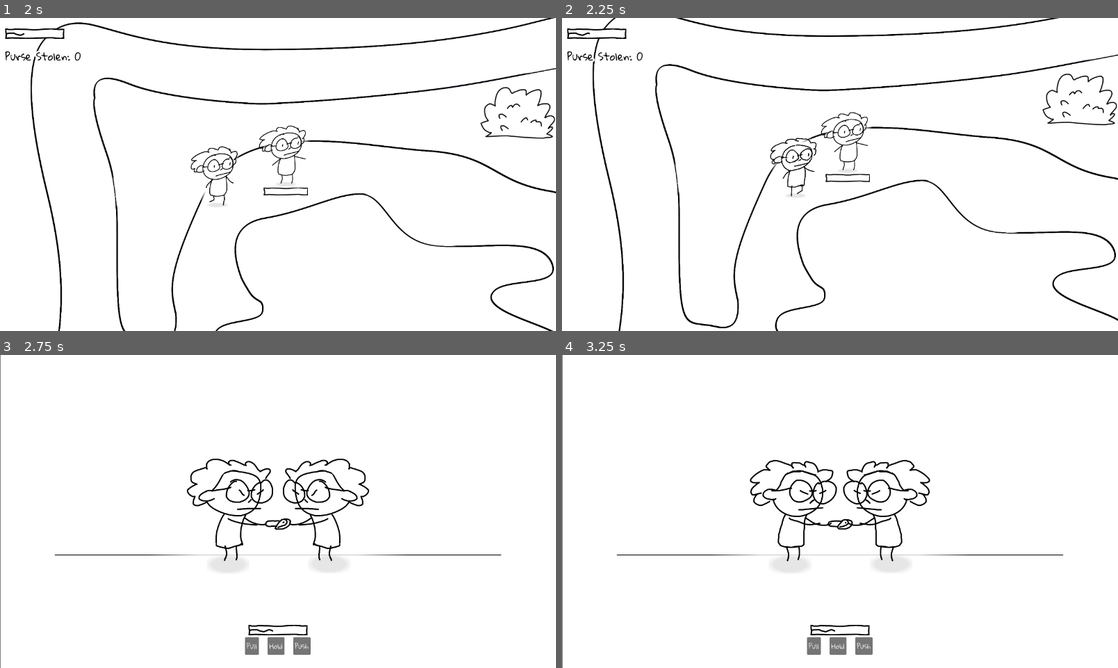
Above: before the commit, frames 1-4 (two rows, left to right).
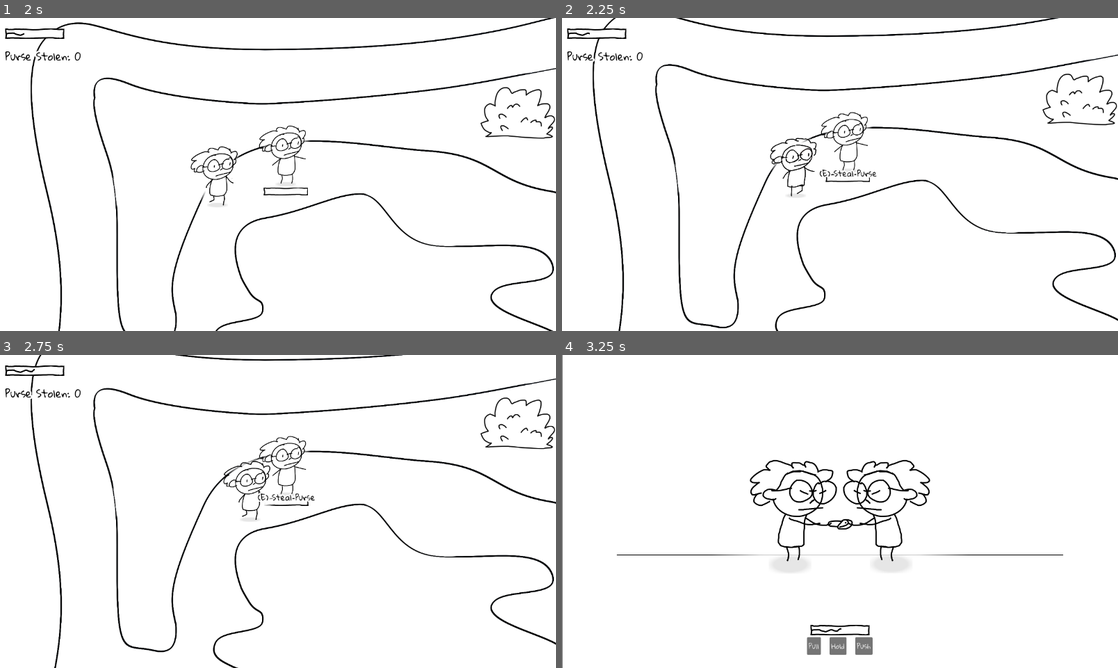
Above: after the commit, the same moments.

Repository: johnreybacal/gran-theft-aubrey
Game: Godot game, scene res://scenes/game_explore.tscn
Same seed, same stepped clock (60 frames per second), same inputs: the game is played once before the commit and once after it.
Inputs:
- Up to frame 1 (2 s): hold D (move_right) 0.53-1.28 s; hold E (interact, bound only after the commit) 0.53-1.28 s; hold S (move_down) from 1.28 s (still down); tap E (interact, bound only after the commit) at 1.35 s
- Up to frame 2 (2.25 s): release S (move_down) at 2.03 s; hold D (move_right) from 2.03 s (still down); hold E (interact, bound only after the commit) from 2.03 s (still down)
- Up to frame 3 (2.75 s): keep holding D (move_right); keep holding E (interact, bound only after the commit)
- Up to frame 4 (3.25 s): release D (move_right) at 2.78 s; release E (interact, bound only after the commit) at 2.78 s; hold W (move_up) from 2.78 s (still down); tap E (interact, bound only after the commit) at 2.85 s

Frame 1 is identical in both runs. In frame 2, 0.1% of the frame differs, in the area x 46-57%, y 48-52%; in frame 3, 7.1%, in the area x 0-100%, y 0-100%; in frame 4, less than 0.1%.

Commit message:
interactable | interact to steal

Diff:
--- a/project.godot
+++ b/project.godot
@@ -31,6 +31,10 @@
 window/size/viewport_height=720
 window/stretch/mode="viewport"
 
+[global_group]
+
+Interactable=""
+
 [input]
 
 move_up={
@@ -53,3 +57,8 @@
 "events": [Object(InputEventKey,"resource_local_to_scene":false,"resource_name":"","device":-1,"window_id":0,"alt_press …(192 unchanged characters)…
 ]
 }
+interact={
+"deadzone": 0.2,
+"events": [Object(InputEventKey,"resource_local_to_scene":false,"resource_name":"","device":-1,"window_id":0,"alt_pressed":false,"shift_pressed":false,"ctrl_pressed":false,"meta_pressed":false,"pressed":false,"keycode":0,"physical_keycode":69,"key_label":0,"unicode":101,"location":0,"echo":false,"script":null)
+]
+}
--- a/scenes/explore_enemy.tscn
+++ b/scenes/explore_enemy.tscn
@@ -3,6 +3,7 @@
 [ext_resource type="Script" uid="uid://c83bkc0vammix" path="res://scripts/explore_enemy.gd" id="1_1ytwq"]
 [ext_resource type="SpriteFrames" uid="uid://blhtrapl7a2a2" path="res://resources/granny_explore_sprite_frames.tres" id="2_j7g34"]
 [ext_resource type="PackedScene" uid="uid://cpyks128hw45y" path="res://scenes/granny_stats.tscn" id="3_j7g34"]
+[ext_resource type="PackedScene" uid="uid://0d2eb60g2nmn" path="res://scenes/interactable.tscn" id="4_cantd"]
 
 [sub_resource type="Gradient" id="Gradient_cantd"]
 offsets = PackedFloat32Array(0.055989582, 0.4674479, 0.70703125)
@@ -65,4 +66,8 @@
 scale = Vector2(1, 0.21875)
 texture = SubResource("GradientTexture2D_cantd")
 
+[node name="Interactable" parent="." unique_id=1599016108 instance=ExtResource("4_cantd")]
+position = Vector2(0, -76)
+label_text = "(E) Steal Purse"
+
 [connection signal="velocity_computed" from="NavigationAgent2D" to="." method="_on_navigation_agent_2d_velocity_computed"]
--- a/scenes/explore_player.tscn
+++ b/scenes/explore_player.tscn
@@ -63,3 +63,8 @@
 position = Vector2(-1, 2)
 scale = Vector2(1, 0.21875)
 texture = SubResource("GradientTexture2D_1qjc3")
+
+[node name="InteractRayCast" type="RayCast2D" parent="." unique_id=281443957]
+position = Vector2(0, -77)
+target_position = Vector2(100, 0)
+collision_mask = 4
--- /dev/null
+++ b/scenes/interactable.tscn
@@ -0,0 +1,33 @@
+[gd_scene format=3 uid="uid://0d2eb60g2nmn"]
+
+[ext_resource type="Script" uid="uid://2lxug7x5ghwr" path="res://scripts/interactable.gd" id="1_ij5l6"]
+[ext_resource type="Theme" uid="uid://bscmmh7v8lsyd" path="res://resources/theme.tres" id="2_8o6w2"]
+
+[sub_resource type="CircleShape2D" id="CircleShape2D_w4xns"]
+radius = 85.0
+
+[node name="Interactable" type="StaticBody2D" unique_id=1599016108 groups=["Interactable"]]
+z_index = 10
+collision_layer = 4
+collision_mask = 0
+script = ExtResource("1_ij5l6")
+
+[node name="CollisionShape2D" type="CollisionShape2D" parent="." unique_id=329212546]
+shape = SubResource("CircleShape2D_w4xns")
+
+[node name="Label" type="Label" parent="." unique_id=1509343601]
+anchors_preset = 5
+anchor_left = 0.5
+anchor_right = 0.5
+offset_left = -77.5
+offset_top = 60.0
+offset_right = 77.5
+offset_bottom = 108.0
+grow_horizontal = 2
+theme = ExtResource("2_8o6w2")
+theme_override_colors/font_color = Color(0, 0, 0, 1)
+theme_override_colors/font_outline_color = Color(1, 1, 1, 1)
+theme_override_constants/outline_size = 16
+theme_override_font_sizes/font_size = 24
+text = "(E) Interact"
+horizontal_alignment = 1
--- a/scripts/event_bus.gd
+++ b/scripts/event_bus.gd
@@ -4,3 +4,4 @@
 signal on_encounter_end(instance_id: int, is_purse_stolen: bool)
 signal on_enemy_left()
 signal on_purse_stolen_updated()
+signal on_interact(instance_id: int)
--- a/scripts/explore_enemy.gd
+++ b/scripts/explore_enemy.gd
@@ -12,6 +12,7 @@
 var chase_interval: float = 5
 
 @onready var navigation_agent: NavigationAgent2D = $NavigationAgent2D
+@onready var interactable: Interactable = $Interactable
 
 func _ready() -> void:
     EventBus.on_encounter_end.connect(_on_encounter_end)
@@ -114,6 +115,7 @@
 
 
 func _leave():
+    interactable.is_interactable = false
     collision_mask = 1
     navigation_agent.avoidance_mask = 3
     granny.is_leaving = true
@@ -141,8 +143,10 @@
     if is_loser:
         # Ignore player avoidance when chasing
         navigation_agent.avoidance_mask = 2
+        interactable.is_interactable = false
     else:
         navigation_agent.avoidance_mask = 3
+        interactable.is_interactable = true
 
 
     granny.on_encounter_end(is_loser)
--- a/scripts/explore_player.gd
+++ b/scripts/explore_player.gd
@@ -1,13 +1,21 @@
 extends CharacterBody2D
 class_name ExplorePlayer
+
+@onready var interact_ray_cast: RayCast2D = $InteractRayCast
 
 @export var move_speed: float = 250
 @export var arthitis_rate: float = 1
 var granny: Classes.Granny
 
+var interactables = []
+var interact_ray_cast_direction_interval = .25
+
+
 func _ready() -> void:
     granny = Classes.Granny.init(get_instance_id(), $GrannyStats, $AnimatedSprite2D, arthitis_rate)
     StateManager.player = granny
+
+    interactables = get_tree().get_nodes_in_group("Interactable")
 
 
 func _physics_process(delta: float) -> void:
@@ -35,11 +43,32 @@
             if collider is ExploreEnemy:
                 if not collider.granny.can_encounter():
                     return
+                if not collider.granny.is_chasing:
+                    return
                 var direction = collider.position.direction_to(position).normalized()
                 move_and_collide(direction * 15)
                 direction = position.direction_to(collider.position).normalized()
                 collider.move_and_collide(direction * 15)
                 EventBus.on_encounter_start.emit(collider.get_instance_id())
+
+    interact_ray_cast_direction_interval -= delta
+    if interact_ray_cast_direction_interval <= 0:
+        interact_ray_cast_direction_interval = .25
+        if len(interactables) > 0:
+            var closest = interactables[0]
+            var distance = interact_ray_cast.global_position.distance_to(interactables[0].global_position)
+            for interactable in interactables:
+                var d = interact_ray_cast.global_position.distance_to(interactable.global_position)
+                if d < distance:
+                    closest = interactable
+            var direction = interact_ray_cast.global_position.direction_to(closest.global_position)
+            interact_ray_cast.target_position = direction * 100
+
+
+    if interact_ray_cast.is_colliding():
+        var collider = interact_ray_cast.get_collider()
+        if collider is Interactable:
+            collider.on_focus_gained()
 
 func _handle_animation():
     if velocity != Vector2.ZERO:
--- /dev/null
+++ b/scripts/interactable.gd
@@ -0,0 +1,41 @@
+extends StaticBody2D
+class_name Interactable
+
+@onready var label: Label = $Label
+
+@export var label_text: String = "(E) Interact"
+
+var is_interactable: bool = true
+var is_focus: bool = false
+var focus_interval: float = 0
+
+func _ready() -> void:
+    label.text = label_text
+    label.hide()
+
+func on_focus_gained():
+    if not is_interactable:
+        return
+    if not is_focus:
+        focus_interval = 1
+    else:
+        focus_interval += get_physics_process_delta_time()
+    is_focus = true
+    label.show()
+
+func on_focus_lost():
+    is_focus = false
+    label.hide()
+
+func _physics_process(delta: float) -> void:
+    if is_focus:
+        if not is_interactable:
+            on_focus_lost()
+            return
+        focus_interval -= delta
+        if focus_interval <= 0:
+            on_focus_lost()
+
+func _input(event: InputEvent):
+    if event.is_action_pressed("interact") and is_focus:
+        EventBus.on_interact.emit(get_parent().get_instance_id())
--- a/scripts/state_manager.gd
+++ b/scripts/state_manager.gd
@@ -10,6 +10,8 @@
 var police_arriving_count: int = 0
 var police_timer: Timer
 
+var interactable_id: int
+
 func _ready() -> void:
     police_timer = Timer.new()
     police_timer.one_shot = true
@@ -21,6 +23,7 @@
     EventBus.on_encounter_start.connect(_on_encounter_start)
     EventBus.on_encounter_end.connect(_on_encounter_end)
     EventBus.on_enemy_left.connect(_on_enemy_left)
+    EventBus.on_interact.connect(_on_interact)
 
 func _on_encounter_start(instance_id: int):
     is_encountered = true
@@ -38,3 +41,8 @@
     if police_arriving_count == 0:
         police_timer.start()
     police_arriving_count += 1
+
+func _on_interact(instance_id: int):
+    var node: Node2D = instance_from_id(instance_id)
+    if node is ExploreEnemy:
+        EventBus.on_encounter_start.emit(instance_id)
Not shown, added: scripts/interactable.gd.uid
